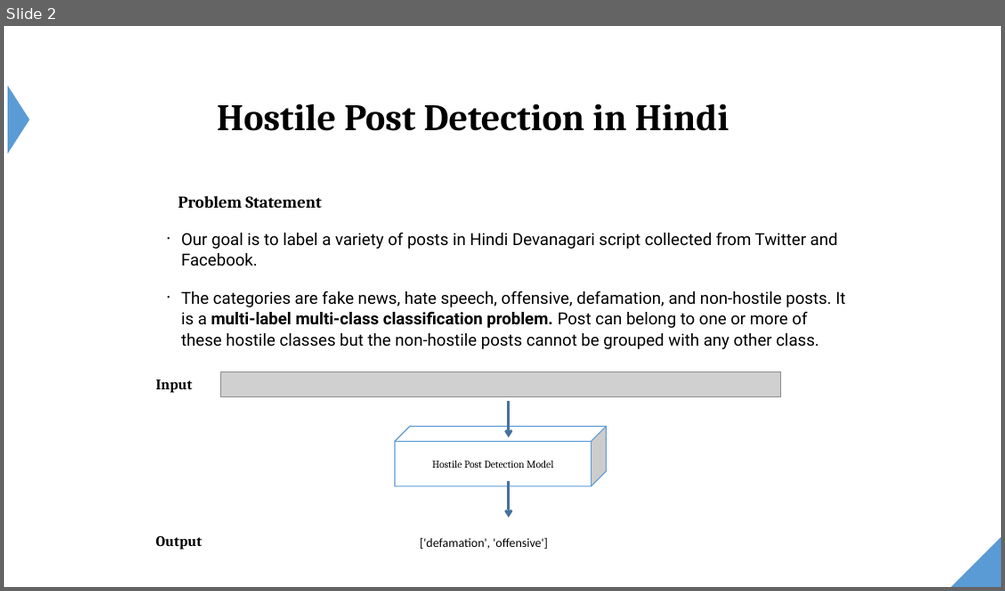
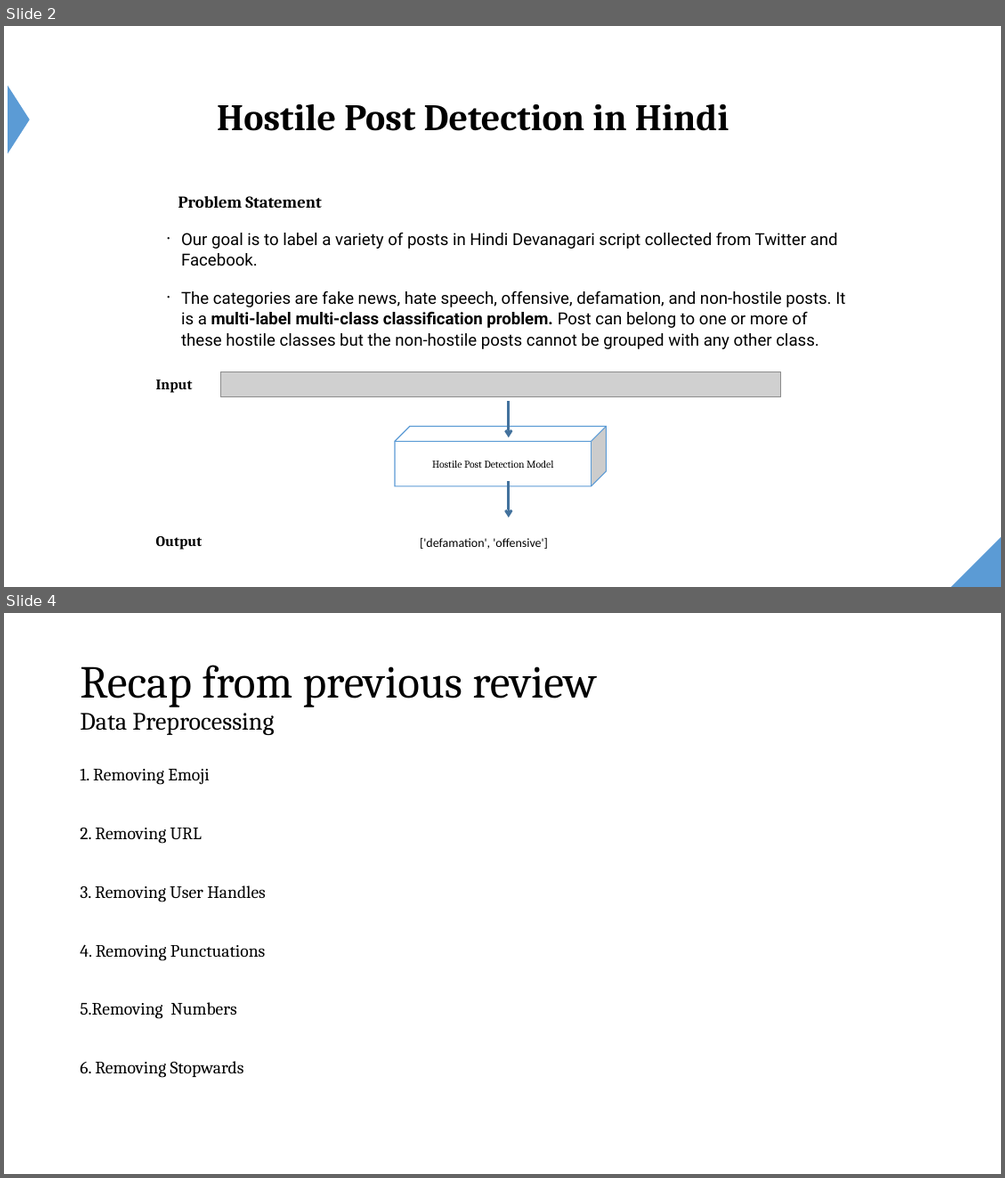
Before and after one commit to VarunBohara/Mini-Project-Documents, a slide deck: DMA - Final PPT.pptx. Shown one above the other, each under a label of ours: slide 2 before the commit, slides 2 and 4 after it; the slides between them are not shown. The pictures are 1005x591 and 1005x1178 pixels, drawn with LibreOffice and Linux fonts; fonts in the diff are those of the drawing; grey boxes stand for pictures. Boxes give left, top, right and bottom in pixels: in the first picture for what was removed or moved away, otherwise in the second. Text is boxed around its words. In the diff, an @@ line names an element or a change of style, - is before the commit and + after.

```diff
--- a/DMA - Final PPT.pptx
+++ b/DMA - Final PPT.pptx
@@ slide 4 added at bbox=[4, 613, 1001, 1174], background #FFFFFF @@
@@ title added at bbox=[80, 665, 597, 735], 44 pt, text #000000 @@
+Recap from previous review
+Data Preprocessing
@@ text added at bbox=[80, 769, 266, 1078], 16.8 pt, text #000000 @@
+1. Removing Emoji
+2. Removing URL
+3. Removing User Handles
+4. Removing Punctuations
+5.Removing Numbers
+6. Removing Stopwards
```
Also in this commit, not shown: 4 slides changed.
